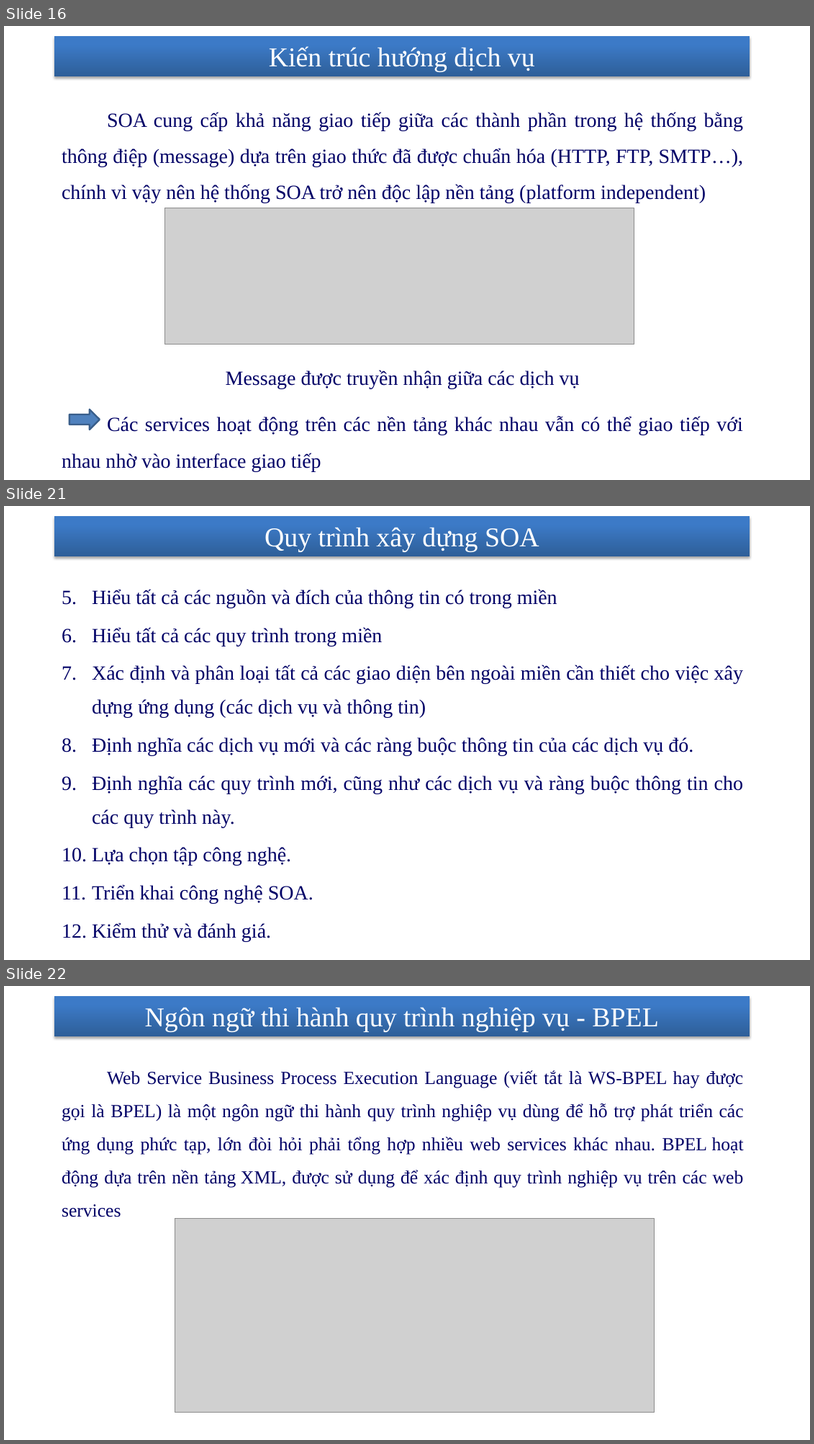
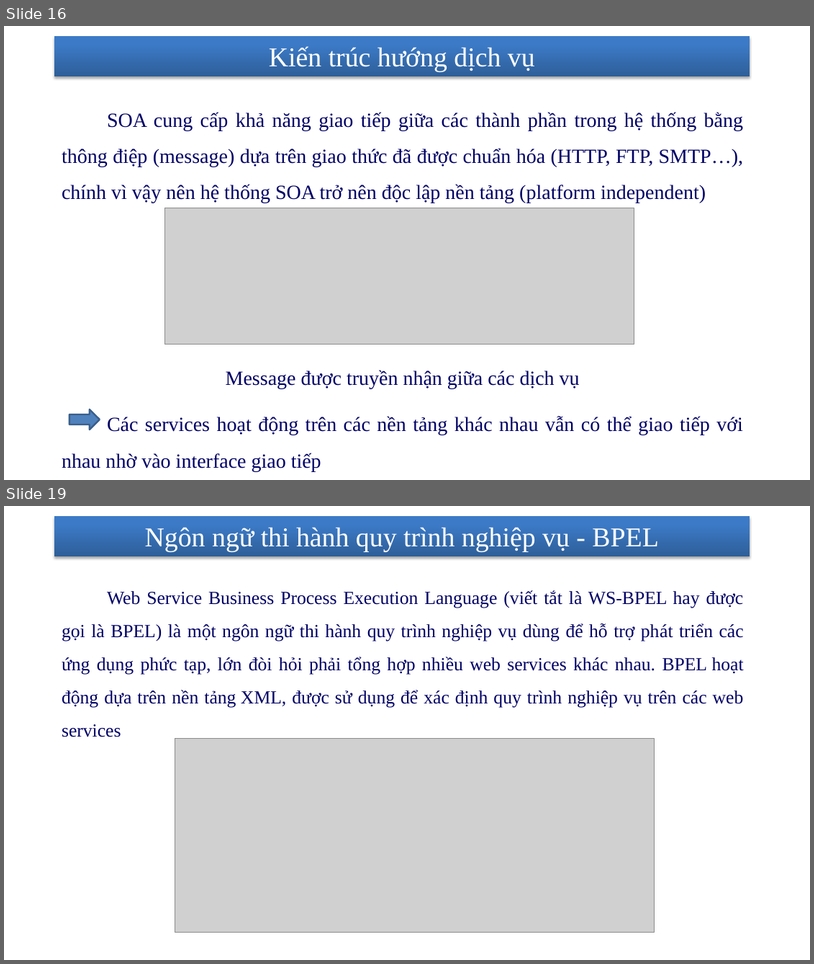
Before and after one commit to nhanhnt/LUANVAN, a slide deck: WORD/luanvan_nhanhnt_ver4.pptx. Shown one above the other, each under a label of ours: slides 16, 21 and 22 before the commit, slides 16 and 19 after it; the slides between them are not shown. The pictures are 814x1444 and 814x964 pixels, drawn with LibreOffice and Linux fonts; fonts in the diff are those of the drawing; grey boxes stand for pictures; background and template pictures are left out. Boxes give left, top, right and bottom in pixels: in the first picture for what was removed or moved away, otherwise in the second. Text is boxed around its words. In the diff, an @@ line names an element or a change of style, - is before the commit and + after.

```diff
--- a/WORD/luanvan_nhanhnt_ver4.pptx
+++ b/WORD/luanvan_nhanhnt_ver4.pptx
@@ slide 21 removed at <box>4,506,810,960</box>, background picture (left out); not listed: 1 template element that a slide beside it also shows @@
@@ title removed at <box>265,527,540,552</box> @@
-Quy trình xây dựng SOA
@@ text removed at <box>92,589,743,941</box> @@
-5. Hiểu tất cả các nguồn và đích của thông tin có trong miền
-6. Hiểu tất cả các quy trình trong miền
-7. Xác định và phân loại tất cả các giao diện bên ngoài miền cần thiết cho việc xây dựng ứng dụng (các dịch vụ và thông tin)
-8. Định nghĩa các dịch vụ mới và các ràng buộc thông tin của các dịch vụ đó.
-9. Định nghĩa các quy trình mới, cũng như các dịch vụ và ràng buộc thông tin cho các quy trình này.
-10. Lựa chọn tập công nghệ.
-11. Triển khai công nghệ SOA.
-12. Kiểm thử và đánh giá.
@@ page number removed at <box>553,928,741,952</box> @@
-21
@@ what was slide 22 is now slide 19 @@
```
Also in this commit, not shown: 8 slides changed, 2 other slides removed, 9 other files.
